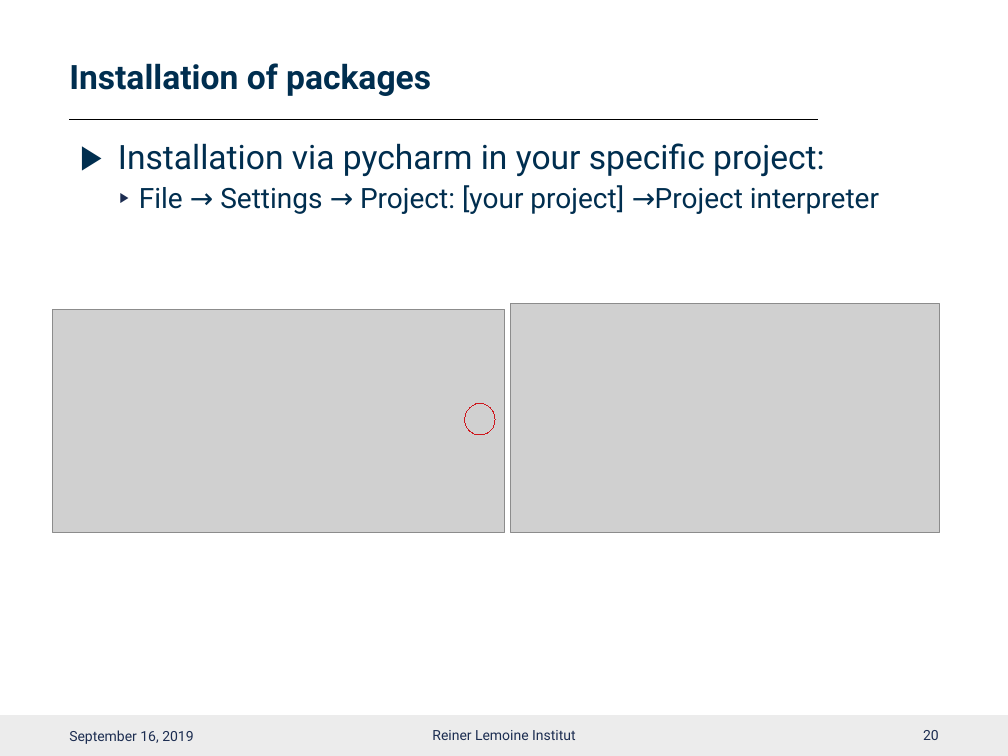
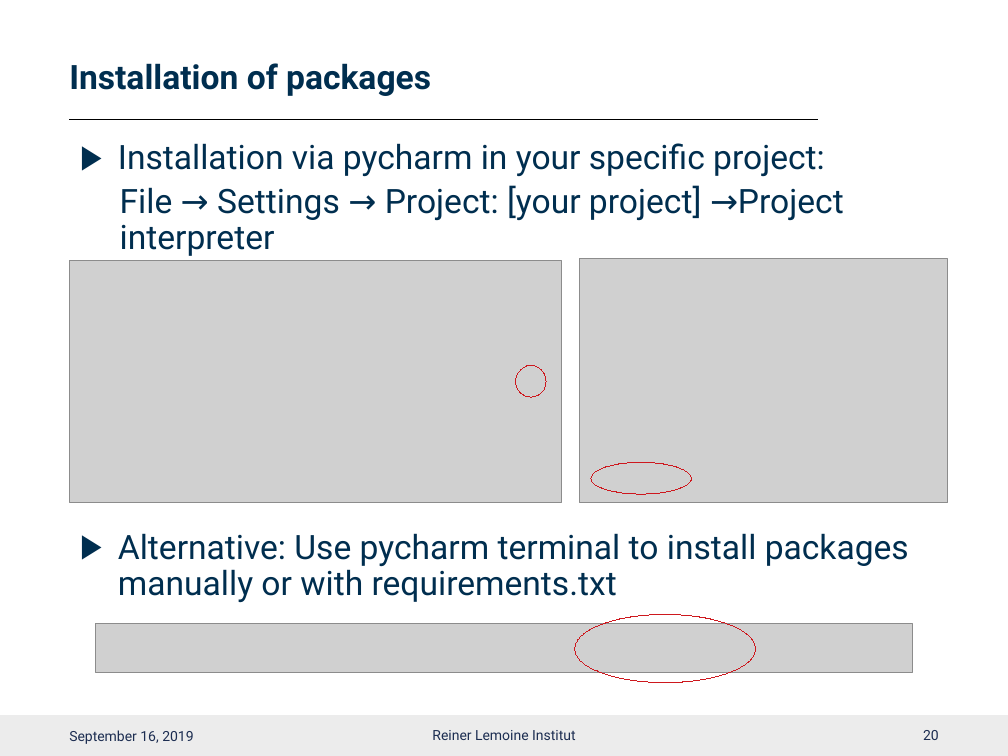
Before and after one commit to smartie2076/oemof_workshop, a slide deck: slide 21 of Oemof_Workshop_02_Installation.pptx. Drawn at 1008x756 pixels with LibreOffice and Linux fonts; fonts in the diff are those of the drawing; grey boxes stand for pictures; background and template pictures are left out. Boxes give left, top, right and bottom in pixels: in the first picture for what was removed or moved away, otherwise in the second. Text is boxed around its words. In the diff, an @@ line names an element or a change of style, - is before the commit and + after.

```diff
--- a/Oemof_Workshop_02_Installation.pptx
+++ b/Oemof_Workshop_02_Installation.pptx
@@ text at box(120, 185, 844, 256): size 20 to 24 pt in "File → Settings → Project: [your project] ..."; bullet ▶ to none @@
@@ picture: place and size @@
-picture at box(52, 309, 505, 532)
+picture at box(70, 260, 561, 503)
@@ picture: place and size @@
-picture at box(510, 303, 939, 532)
+picture at box(580, 259, 949, 503)
@@ ellipse: place and size @@
-ellipse at box(465, 403, 495, 434)
+ellipse at box(516, 365, 546, 396)
@@ ellipse added at box(591, 463, 691, 494), outline #CE181E 0.75 pt @@
@@ text at box(118, 533, 909, 602): paragraph added @@
+▶ Alternative: Use pycharm terminal to install packages manually or with requirements.txt
@@ picture added at box(96, 623, 912, 672) @@
@@ ellipse added at box(575, 615, 755, 683), outline #CE181E 0.75 pt @@
```
Also in this commit, not shown: 2 other slides changed, 1 slide added, 1 slide removed, 4 other files.
